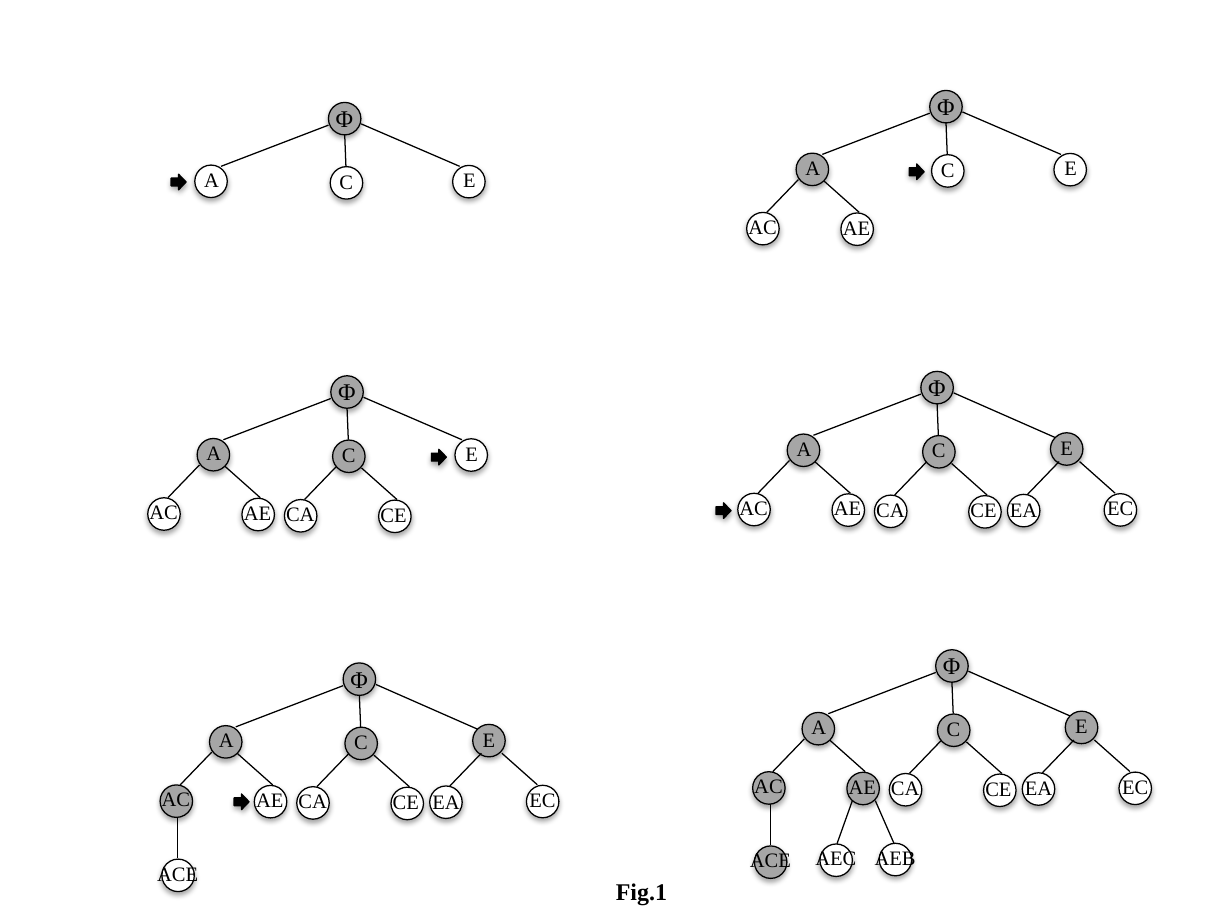
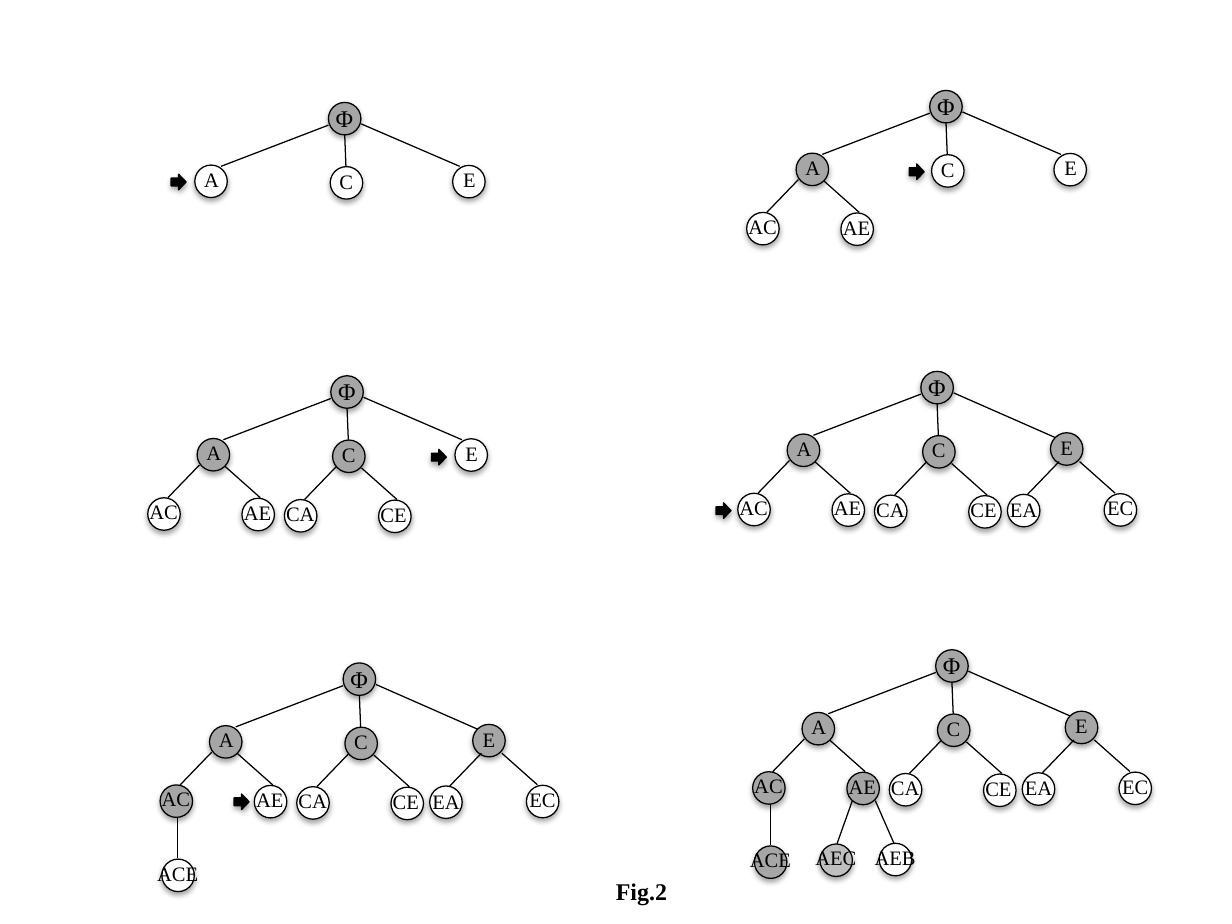
Before and after one commit to Min-Guo/AI, a slide deck: slide 1 of ProbelmSet1/SearcheTreeGraph.pptx. Drawn at 1232x924 pixels with LibreOffice and Linux fonts; fonts in the diff are those of the drawing. Boxes give left, top, right and bottom in pixels: in the first picture for what was removed or moved away, otherwise in the second. Text is boxed around its words. In the diff, an @@ line names an element or a change of style, - is before the commit and + after.

```diff
--- a/ProbelmSet1/SearcheTreeGraph.pptx
+++ b/ProbelmSet1/SearcheTreeGraph.pptx
@@ ellipse at [821,844,853,876]: fill #FFFFFF to #BFBFBF @@
@@ text at [616,883,667,906]: text changed @@
-Fig.1
+Fig.2
```
Also in this commit, not shown: 2 other slides changed, 5 other files.
